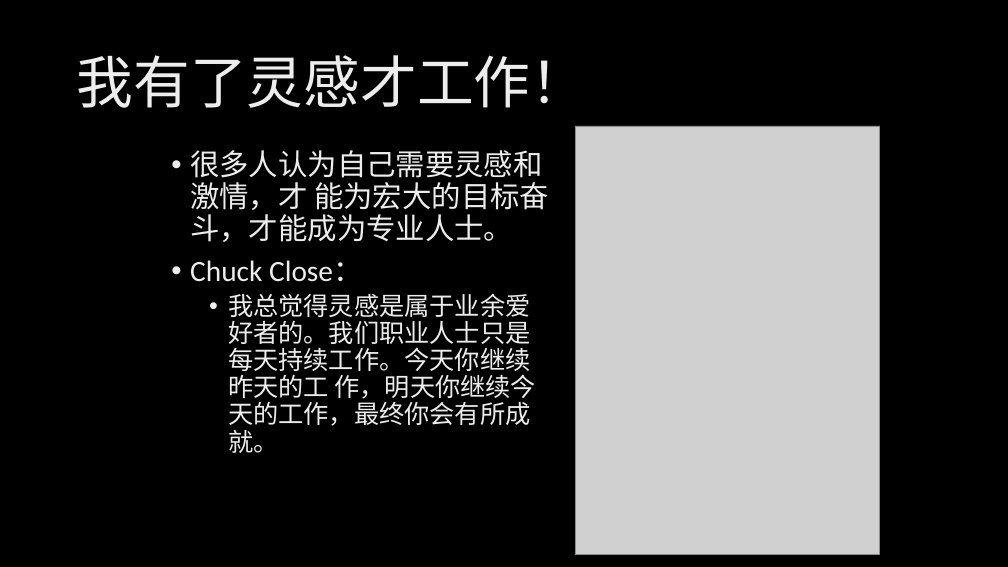
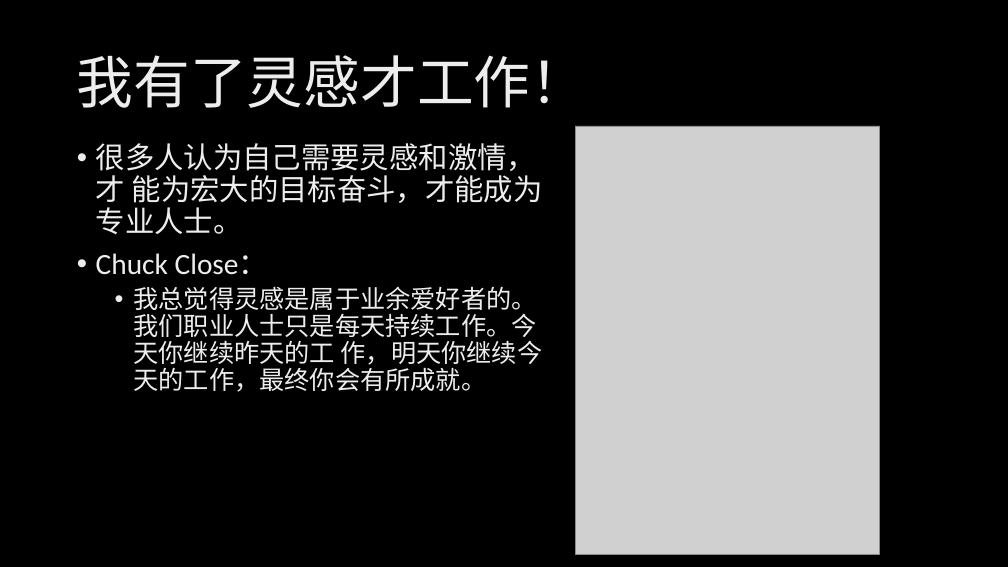
Before and after one commit to xinase/ASE, a slide deck: slide 27 of chapter3/ASE_3_PSP_Career.pptx. Drawn at 1008x567 pixels with LibreOffice and Linux fonts; fonts in the diff are those of the drawing; grey boxes stand for pictures; background and template pictures are left out. Boxes give left, top, right and bottom in pixels: in the first picture for what was removed or moved away, otherwise in the second. Text is boxed around its words. In the diff, an @@ line names an element or a change of style, - is before the commit and + after.

```diff
--- a/chapter3/ASE_3_PSP_Career.pptx
+++ b/chapter3/ASE_3_PSP_Career.pptx
@@ text "很多人认为自己需要灵感和激情，才 能为宏大的目标奋斗，才能成为专业人士。" rewrapped from (x1=190, y1=150, x2=549, y2=453) to (x1=96, y1=143, x2=543, y2=392) @@
```
Also in this commit, not shown: 4 other slides changed.
